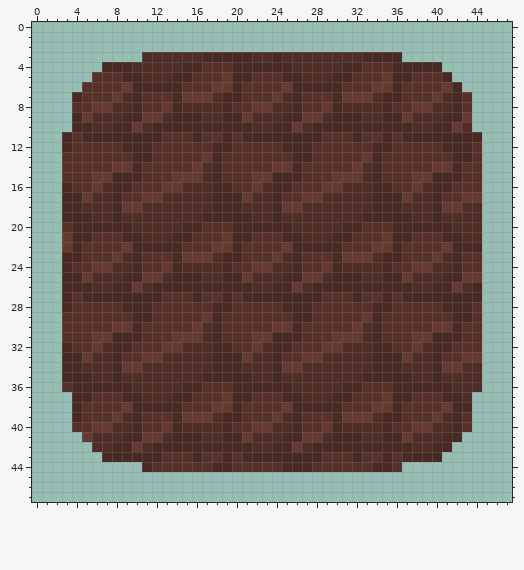
Two states of a pixel-art file, project/Sprites/WarrenItems/DirtWarrenTiles.ase. Above, as it was before the edit.
48x48 pixels, 1 frame.
And afterwards:
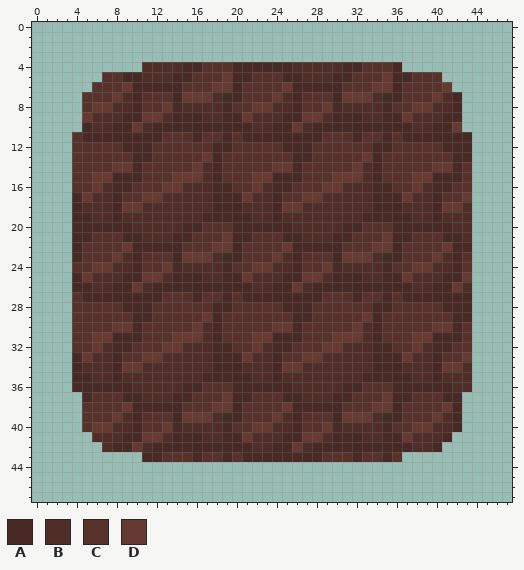
Palette (. is transparent): A #482923  B #502d27  C #58312a  D #663931
Changes in this commit:
y 3: x 11..36 BBBBBBAAAAABBABBBBBBBBAAAA -> ..........................
y 4: x 7..10 AAAB -> ....; x 37..40 AAAA -> ....
y 5: x 6 C -> .; x 41 A -> .
y 6: x 5 C -> .; x 42 A -> .
y 7: x 4 A -> .; x 43 C -> .
y 8: x 4 C -> .; x 43 C -> .
y 9: x 4 A -> .; x 43 D -> .
y 10: x 4 A -> .; x 43 B -> .
y 11: x 3 A -> .; x 44 A -> .
y 12: x 3 A -> .; x 44 C -> .
y 13..15: x 3 C -> .; x 44 C -> .
y 16: x 3 A -> .; x 44 C -> .
y 17: x 3 A -> .; x 44 D -> .
y 18..19: x 3 A -> .; x 44 B -> .
y 20: x 3 C -> .; x 44 B -> .
y 21: x 3 D -> .; x 44 B -> .
y 22: x 3 D -> .; x 44 A -> .
y 23..24: x 3 A -> .; x 44 C -> .
y 25: x 3 A -> .; x 44 D -> .
y 26..27: x 3 A -> .; x 44 A -> .
y 28: x 3 A -> .; x 44 C -> .
y 29..31: x 3 C -> .; x 44 C -> .
y 32: x 3 A -> .; x 44 C -> .
y 33: x 3 A -> .; x 44 D -> .
y 34..35: x 3 A -> .; x 44 B -> .
y 36: x 3 C -> .; x 44 B -> .
y 37: x 4 A -> .; x 43 B -> .
y 38: x 4 A -> .; x 43 A -> .
y 39: x 4 A -> .; x 43 C -> .
y 40: x 4 C -> .; x 43 C -> .
y 41: x 5 D -> .; x 42 A -> .
y 42: x 6 B -> .; x 41 A -> .
y 43: x 7..10 AAAA -> ....; x 37..40 AAAA -> ....
y 44: x 11..36 ACCCCCCAACCCCCAAACCCCCCAAC -> ..........................
Changed places in both pictures, as pixel boxes (x1, y1, x2, y2):
erased: (62, 52, 482, 472)
